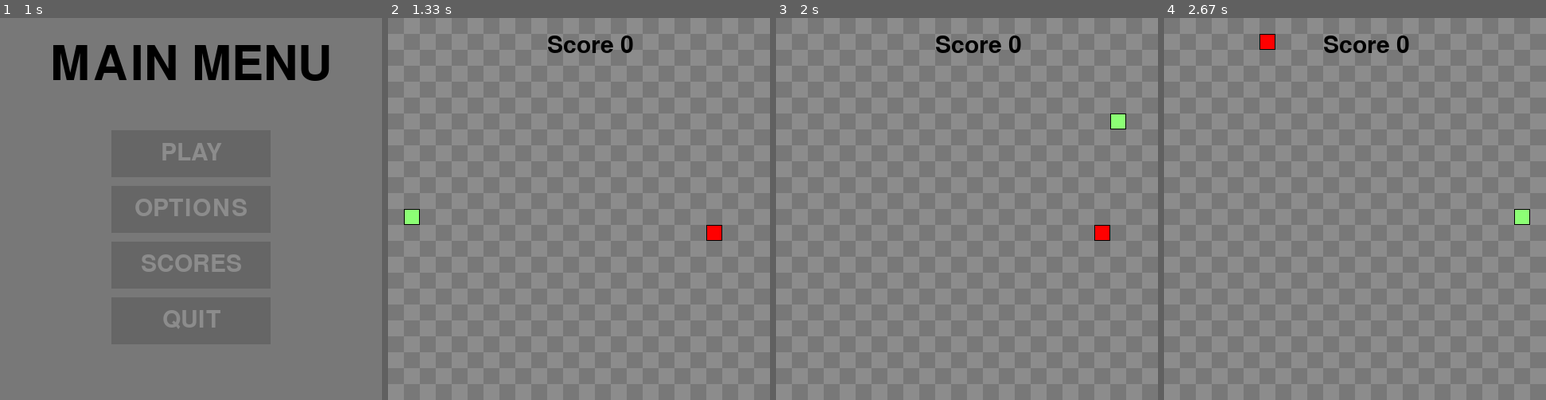
Above: before the commit, frames 1-4 (left to right).
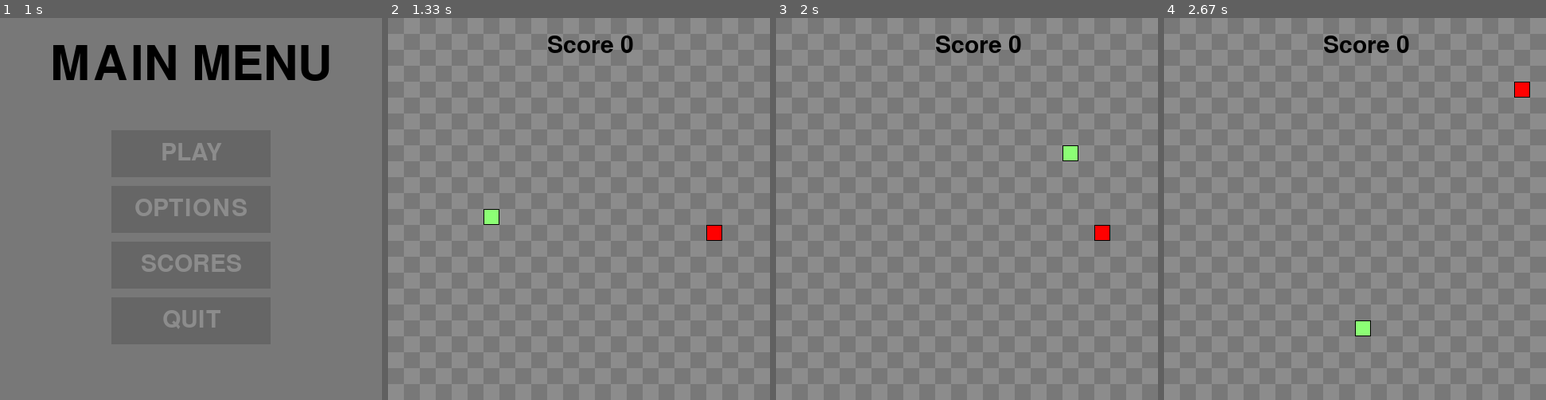
Above: after the commit, the same moments.

Repository: EricNohara/PyGame-Snake
Game: pygame game, started from main.py
The game is run twice, just before and just after one commit, with the same random seed, the same clock (stepped at 60 frames per second) and the same inputs.
Inputs (mouse positions are in pixels of both pictures, inside the frame that each line leads up to):
- Up to frame 1 (1 s): click (191, 209) at 0.38 s; click (229, 293) at 0.72 s
- Up to frame 2 (1.33 s): click "PLAY" at 1.05 s
- Up to frame 3 (2 s): hold Right 1.33-1.8 s; move the mouse to (1104, 342) at 1.37 s; hold Up from 1.83 s (still down)
- Up to frame 4 (2.67 s): release Up at 2.13 s; hold Right 2.17-2.63 s

Frame 1 is identical in both runs. In frame 2, 0.3% of the frame differs, in the area x 4-30%, y 50-55%; in frame 3, 0.3%; in frame 4, 0.7%, in the area x 25-96%, y 4-84%.

Commit message:
changed way the setting changes are handled internally in order to create seperate scoreboards per setting in the future. Also reconfigured the random setting to make it mroe fun

Diff:
--- a/globvars.py
+++ b/globvars.py
@@ -15,7 +15,7 @@
 LEFT = (-1, 0)
 RIGHT = (1, 0)
 SCORES = [0,0,0]
-RANDOM_SETTING = False
+SETTING = "MEDIUM"
 
 DIFFICULTY_SETTING = 10
 font = pg.font.Font('freesansbold.ttf', 30)
--- a/main.py
+++ b/main.py
@@ -45,9 +45,9 @@
         self.direction = random.choice([UP, DOWN, LEFT, RIGHT])     # initial direction is random
         self.insert_score()
         self.score = 0
-        if RANDOM_SETTING:
+        if SETTING == "RANDOM":
             global DIFFICULTY_SETTING
-            DIFFICULTY_SETTING = random.randint(2,50)
+            DIFFICULTY_SETTING = random.randint(2,30)
 
     def draw(self, surface):
         for pos in self.positions:
@@ -172,7 +172,7 @@
         OPTIONS_BACK.update(screen)
 
         for event in pg.event.get():
-            global RANDOM_SETTING
+            global SETTING
             if event.type == pg.QUIT:
                 pg.quit()
                 sys.exit()
@@ -186,23 +186,23 @@
                     main_menu()
                 if EASY_BUTTON.checkForInput(OPTIONS_MOUSE_POS):
                     pg.mixer.Sound.play(click)
-                    RANDOM_SETTING = False
+                    SETTING = "EASY"
                     DIFFICULTY_SETTING = 6
                     main_menu()
                 if MEDIUM_BUTTON.checkForInput(OPTIONS_MOUSE_POS):
                     pg.mixer.Sound.play(click)
-                    RANDOM_SETTING = False
+                    SETTING = "MEDIUM"
                     DIFFICULTY_SETTING = 10
                     main_menu()
                 if HARD_BUTTON.checkForInput(OPTIONS_MOUSE_POS):
                     pg.mixer.Sound.play(click)
-                    RANDOM_SETTING = False
+                    SETTING = "HARD"
                     DIFFICULTY_SETTING = 14
                     main_menu()
                 if RANDOMIZE_BUTTON.checkForInput(OPTIONS_MOUSE_POS):
                     pg.mixer.Sound.play(click)
-                    RANDOM_SETTING = True
-                    DIFFICULTY_SETTING = random.randint(2,50)
+                    SETTING = "RANDOM"
+                    DIFFICULTY_SETTING = random.randint(2,30)
                     main_menu()
 
         pg.display.update()
